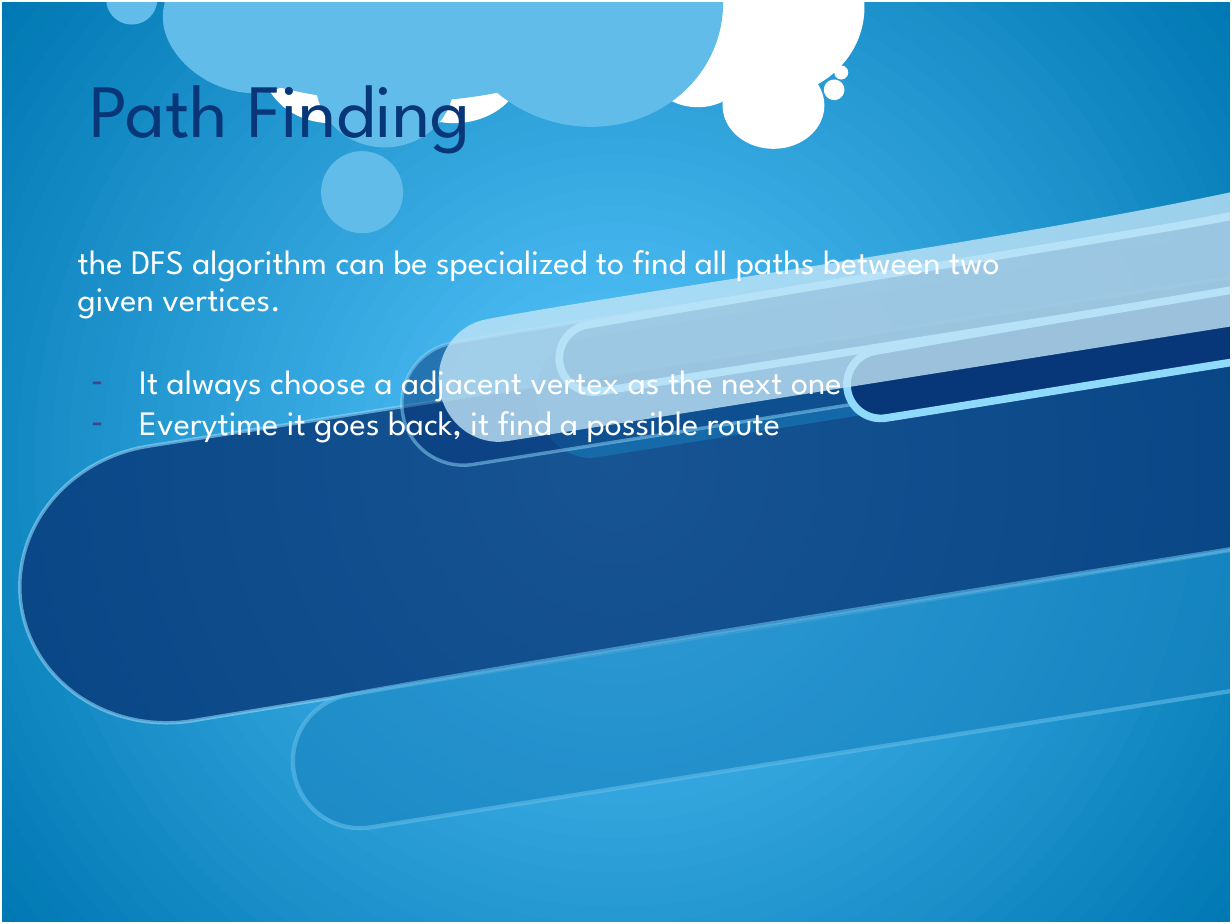
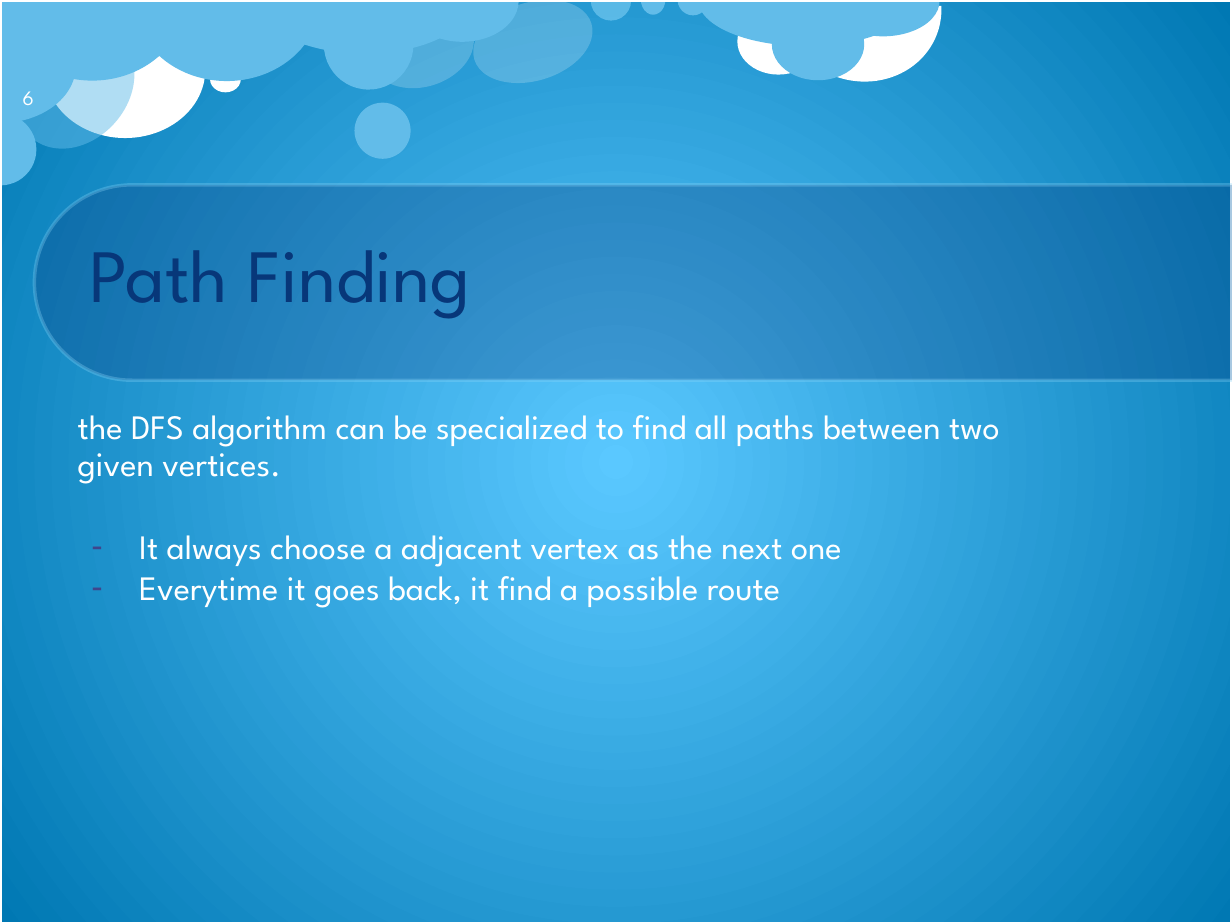
Before and after one commit to Misspelled-it/Run-With-IT, a slide deck: slide 6 of 7.28AppDemo/Presentation2.pptx. Drawn at 1232x924 pixels with LibreOffice and Linux fonts; fonts in the diff are those of the drawing; background and template pictures are left out. Boxes give left, top, right and bottom in pixels: in the first picture for what was removed or moved away, otherwise in the second. Text is boxed around its words. In the diff, an @@ line names an element or a change of style, - is before the commit and + after.

```diff
--- a/7.28AppDemo/Presentation2.pptx
+++ b/7.28AppDemo/Presentation2.pptx
@@ pie slice (boxed as its full ellipse) at bbox=[0, 0, 186, 81]: proportions changed; rotation 1 to 0 degrees @@
@@ group added at bbox=[0, 0, 940, 185]: 9 pie slice (boxed as its full ellipse)s, 3 ellipses @@
@@ ellipse: place and size @@
-ellipse at bbox=[262, 6, 400, 123]
+ellipse at bbox=[46, 1, 206, 138]
@@ pie slice (boxed as its full ellipse): place and size @@
-pie slice (boxed as its full ellipse) at bbox=[164, 0, 636, 101]
+pie slice (boxed as its full ellipse) at bbox=[256, 0, 472, 54]
@@ pie slice (boxed as its full ellipse) at bbox=[256, 0, 472, 54]: proportions changed @@
@@ ellipse: place and size @@
-ellipse at bbox=[315, 18, 453, 147]
+ellipse at bbox=[324, 0, 414, 90]
@@ ellipse at bbox=[360, 0, 485, 100]: fill #FFFFFF to #FFFFFF at 20% opacity; rotation 0 to 72 degrees @@
@@ ellipse: place and size @@
-ellipse at bbox=[722, 62, 824, 148]
+ellipse at bbox=[737, 9, 819, 75]
@@ arc (boxed as its full ellipse) at bbox=[763, 0, 960, 101]: proportions changed @@
@@ arc (boxed as its full ellipse): place and size @@
-arc (boxed as its full ellipse) at bbox=[617, 0, 889, 125]
+arc (boxed as its full ellipse) at bbox=[763, 0, 960, 101]
@@ ellipse: place and size @@
-ellipse at bbox=[647, 21, 749, 107]
+ellipse at bbox=[772, 9, 865, 80]
@@ ellipse at bbox=[772, 9, 865, 80]: fill #FFFFFF to #62BCE9 @@
@@ group removed at bbox=[142, 0, 848, 160]: 2 arc (boxed as its full ellipse)s, 2 ellipses @@
@@ page number added at bbox=[23, 91, 34, 105], 12 pt, text #FFFFFF @@
+6
@@ ellipse: place and size @@
-ellipse at bbox=[322, 152, 404, 234]
+ellipse at bbox=[355, 102, 411, 159]
@@ round same rect added at bbox=[35, 184, 1232, 380], fill #073779 at 30% opacity, outline #8FD9FB 2 pt @@
@@ freeform shape removed at bbox=[429, 192, 1232, 450] @@
@@ text "Path Finding" rewrapped from bbox=[89, 62, 470, 160] to bbox=[89, 250, 470, 318] @@
@@ group removed at bbox=[0, 213, 1232, 838]: 6 freeform shapes @@
@@ text "the DFS algorithm can be ..." rewrapped from bbox=[78, 240, 1000, 446] to bbox=[78, 415, 1000, 608] @@
```
Also in this commit, not shown: 5 other slides changed, 3 other files.
